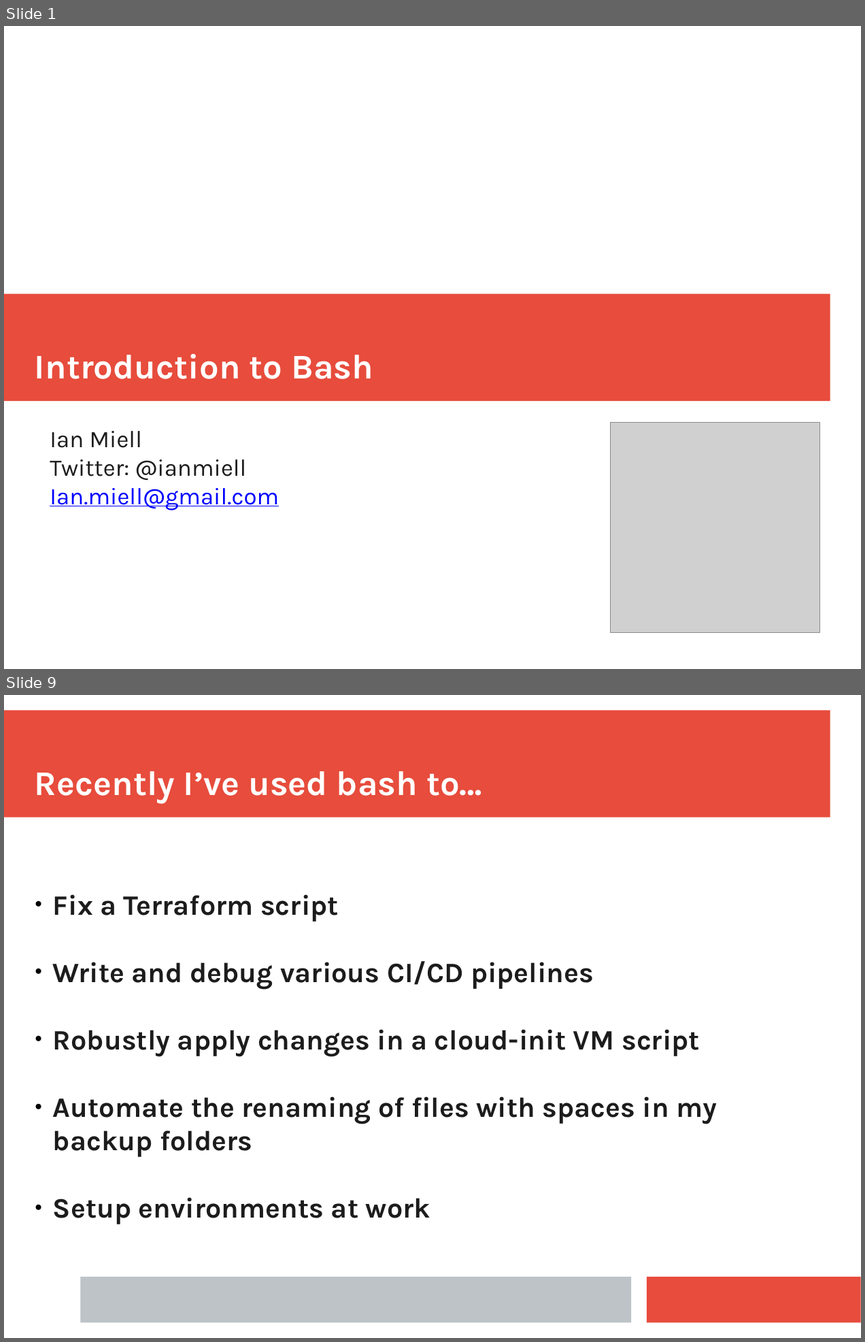
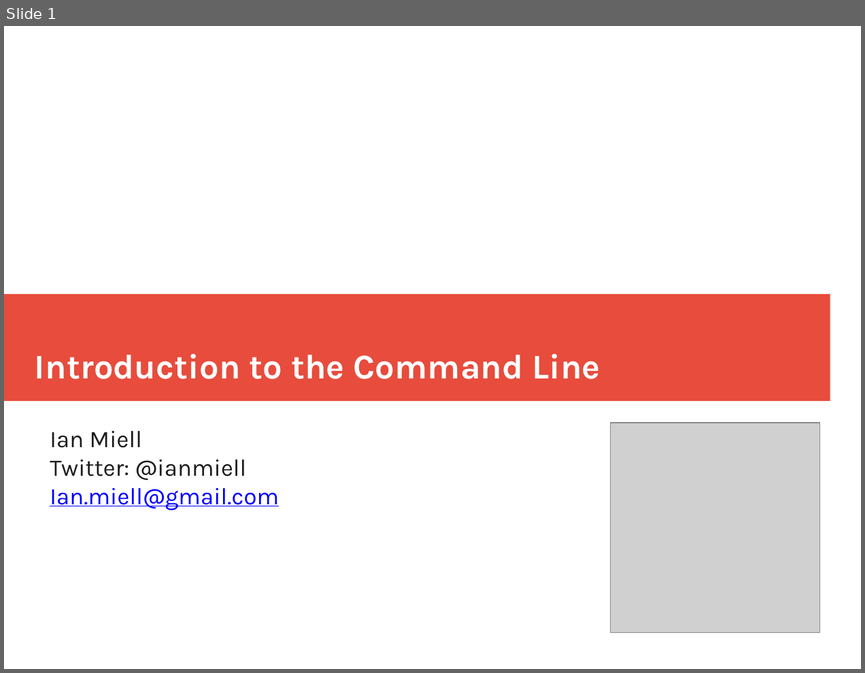
Before and after one commit to ianmiell/introduction-to-the-command-line, a slide deck: slides/introduction_to_the_command_line.pptx. Shown one above the other, each under a label of ours: slides 1 and 9 before the commit, slide 1 after it; the slides between them are not shown. The pictures are 865x1342 and 865x673 pixels, drawn with LibreOffice and Linux fonts; fonts in the diff are those of the drawing; grey boxes stand for pictures. Boxes give left, top, right and bottom in pixels: in the first picture for what was removed or moved away, otherwise in the second. Text is boxed around its words. In the diff, an @@ line names an element or a change of style, - is before the commit and + after.

```diff
--- a/slides/introduction_to_the_command_line.pptx
+++ b/slides/introduction_to_the_command_line.pptx
@@ slide 9 removed at (4,695,861,1338), background #FFFFFF @@
@@ rectangle removed at (4,711,830,818) @@
@@ text removed at (35,771,482,803) @@
-Recently I’ve used bash to…
@@ text removed at (53,894,717,1224) @@
-● Fix a Terraform script
-● Write and debug various CI/CD pipelines
-● Robustly apply changes in a cloud-init VM script
-● Automate the renaming of files with spaces in my backup folders
-● Setup environments at work
@@ rectangle removed at (80,1276,632,1323) @@
@@ rectangle removed at (647,1276,861,1323) @@
@@ slide 1 changed as well @@
@@ text at (35,354,600,379): text changed @@
-Introduction to Bash
+Introduction to the Command Line
```
Also in this commit, not shown: 4 other slides changed, 5 slides added, 56 other slides removed.
